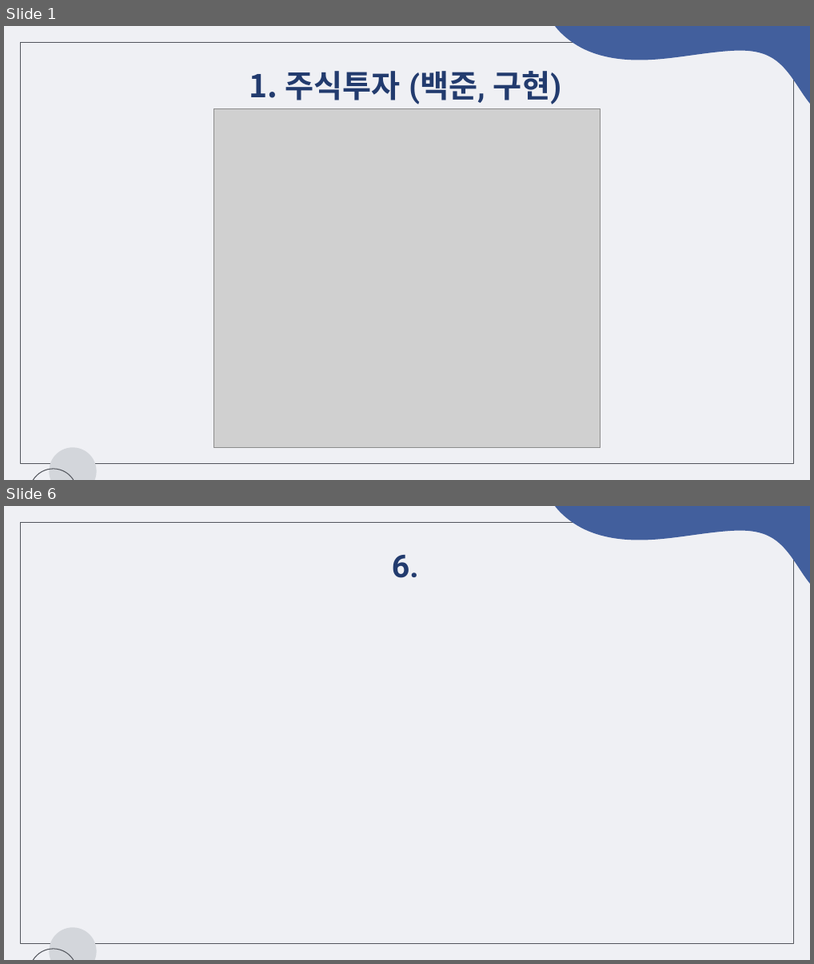
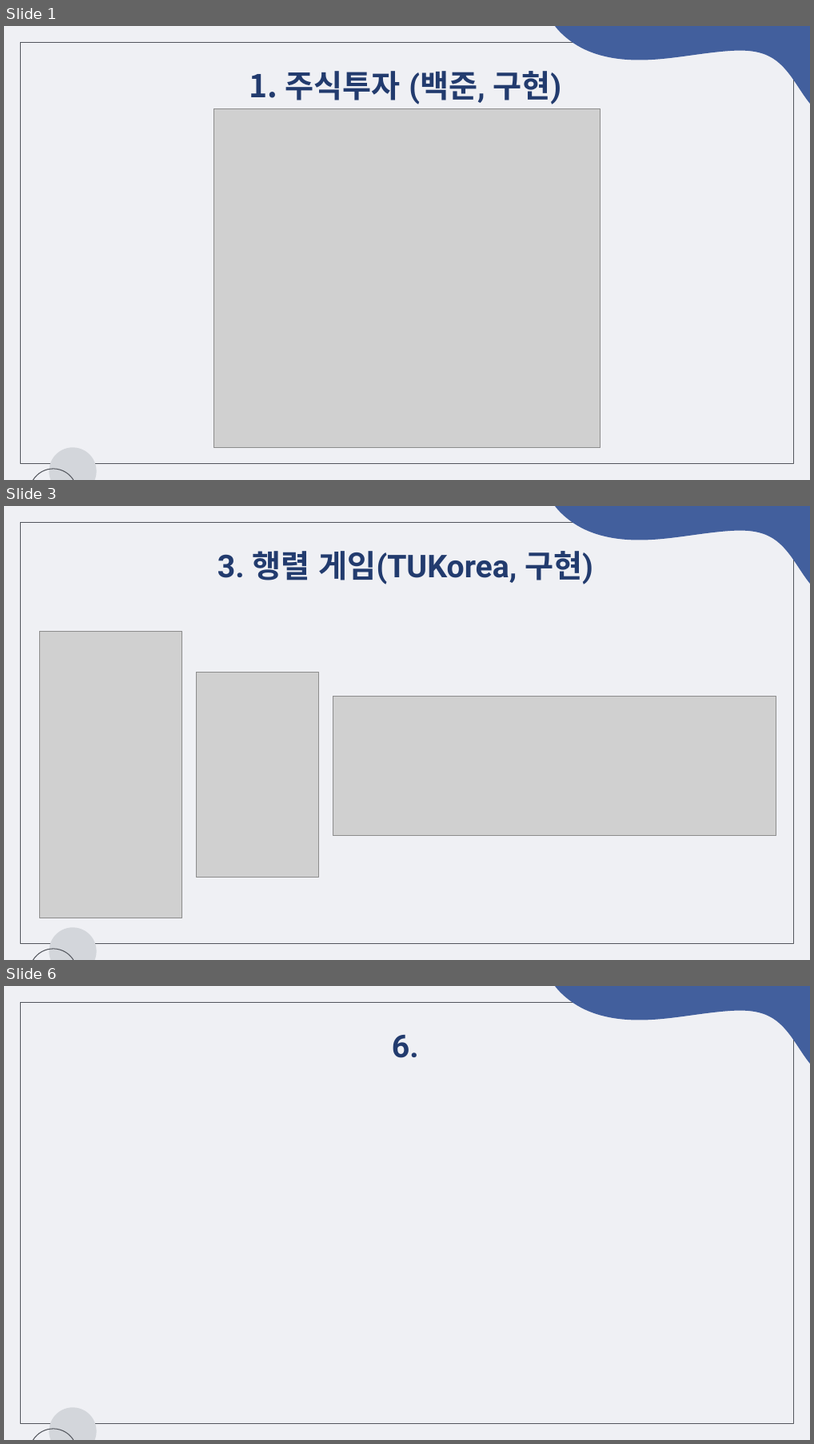
Before and after one commit to chaeeun-dev/CodingTest, a slide deck: 문제해결프로그래밍_숙제/제출용/숙제4_2022182035.pptx. Shown one above the other, each under a label of ours: slides 1 and 6 before the commit, slides 1, 3 and 6 after it; the slides between them are not shown. The pictures are 814x964 and 814x1444 pixels, drawn with LibreOffice and Linux fonts; fonts in the diff are those of the drawing; grey boxes stand for pictures. Boxes give left, top, right and bottom in pixels: in the first picture for what was removed or moved away, otherwise in the second. Text is boxed around its words. In the diff, an @@ line names an element or a change of style, - is before the commit and + after.

```diff
--- a/문제해결프로그래밍_숙제/제출용/숙제4_2022182035.pptx
+++ b/문제해결프로그래밍_숙제/제출용/숙제4_2022182035.pptx
@@ slide 3 added at [4, 506, 810, 960], background #EFF0F4; not listed: 4 template elements that a slide beside it also shows @@
@@ title added at [218, 551, 594, 584], 28 pt, text #223B6E, bold @@
+3. 행렬 게임(TUKorea, 구현)
@@ picture added at [39, 631, 182, 917] @@
@@ picture added at [197, 672, 318, 877] @@
@@ picture added at [333, 696, 776, 836] @@
```
Also in this commit, not shown: 1 slide changed, 2 other slides added, 3 slides removed, 4 other files.
